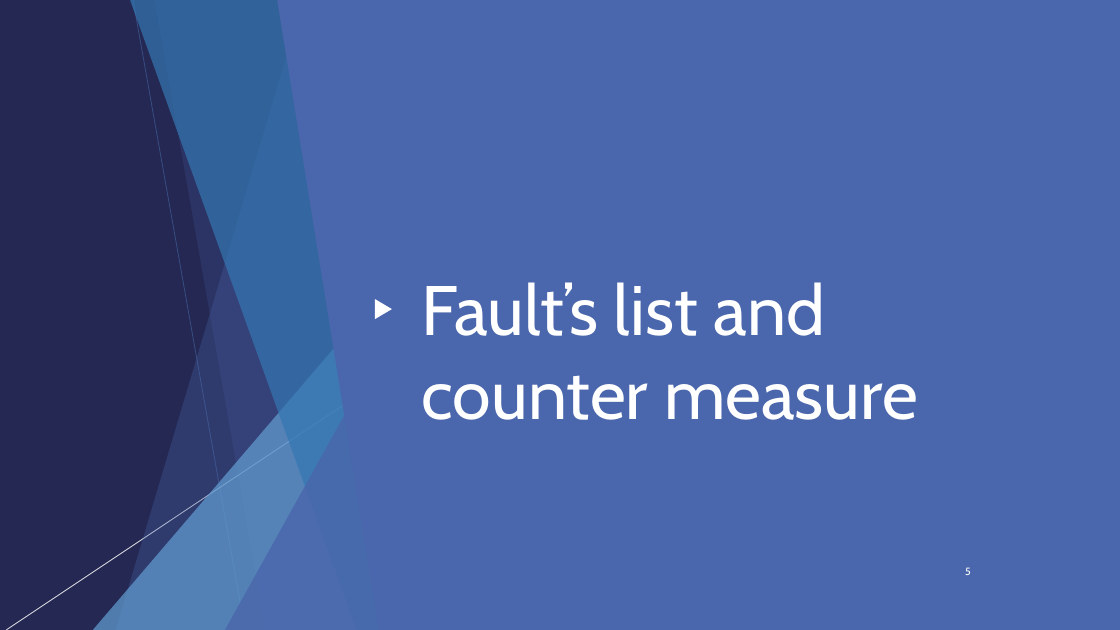
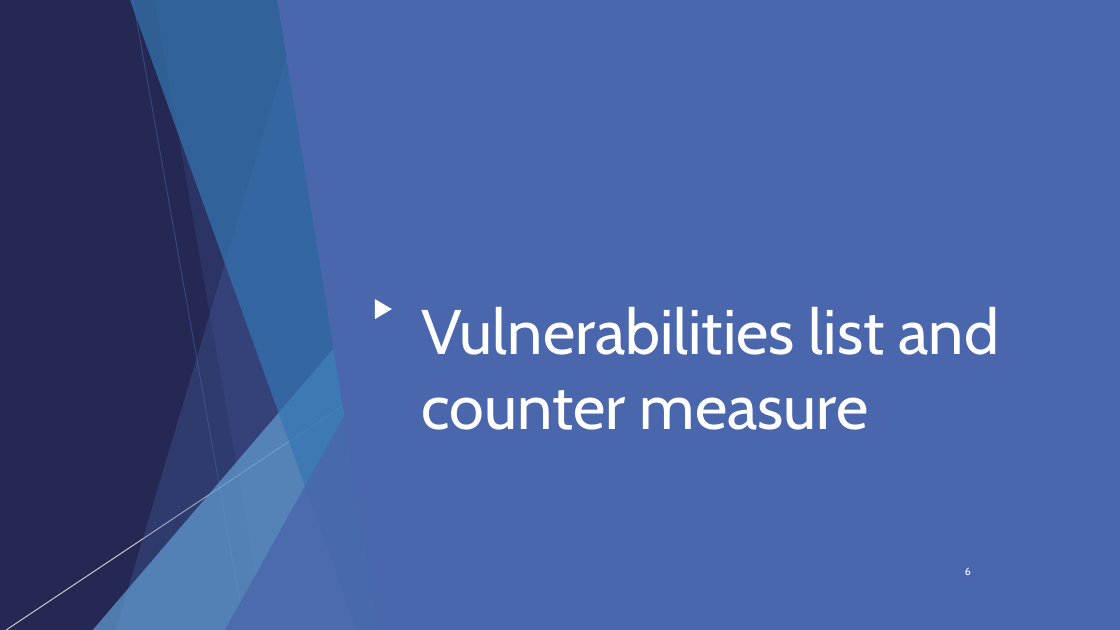
Before and after one commit to alexandreAubois/Secu_linux, a slide deck: slide 6 of Projet-Linux.pptx (slide 5 before the commit). Drawn at 1120x630 pixels with LibreOffice and Linux fonts; fonts in the diff are those of the drawing. Boxes give left, top, right and bottom in pixels: in the first picture for what was removed or moved away, otherwise in the second. Text is boxed around its words. In the diff, an @@ line names an element or a change of style, - is before the commit and + after.

```diff
--- a/Projet-Linux.pptx
+++ b/Projet-Linux.pptx
@@ title at (422,306,999,430): text changed; size 60 to 54 pt @@
-Fault’s list and counter measure
+Vulnerabilities list and counter measure
```
Also in this commit, not shown: 7 other slides changed, 1 slide added.
